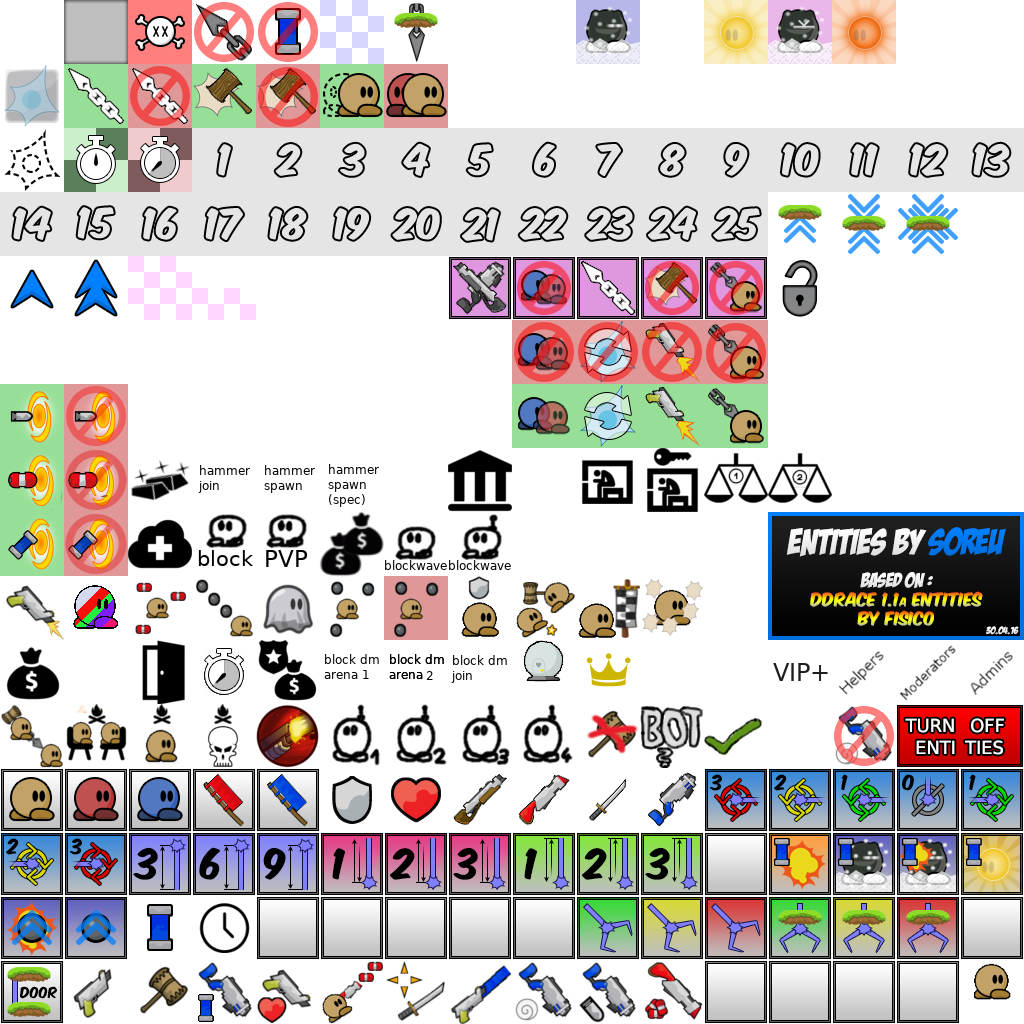
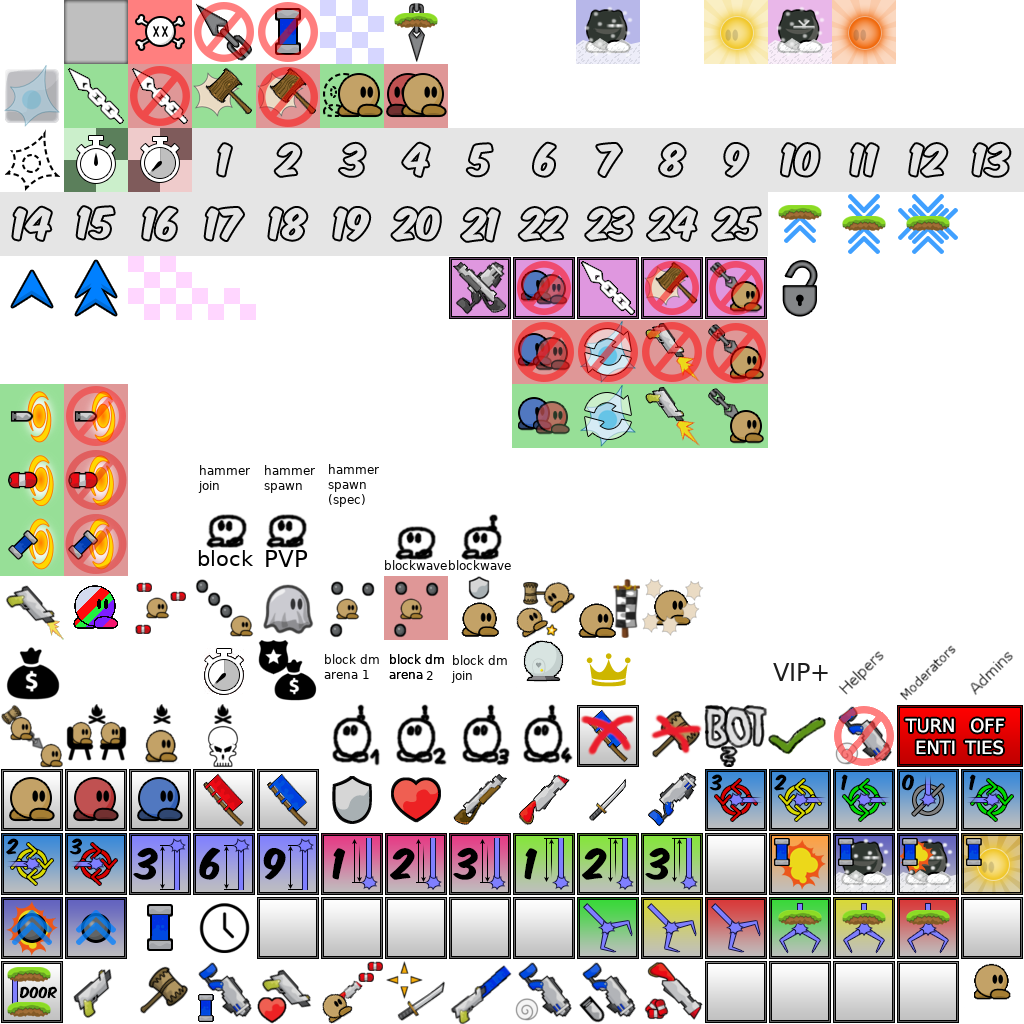
Two versions of the same layered image (1024 x 1024). Layer-by-layer changes:
added layer "noflag" above "indices.png" over box(577, 705, 639, 767)
painted on "captcha_ddpp" over box(640, 704, 826, 768)
hid "ddnetpp.png" over box(51, 448, 1024, 768)
painted on "nohammer" over box(577, 705, 704, 768)
